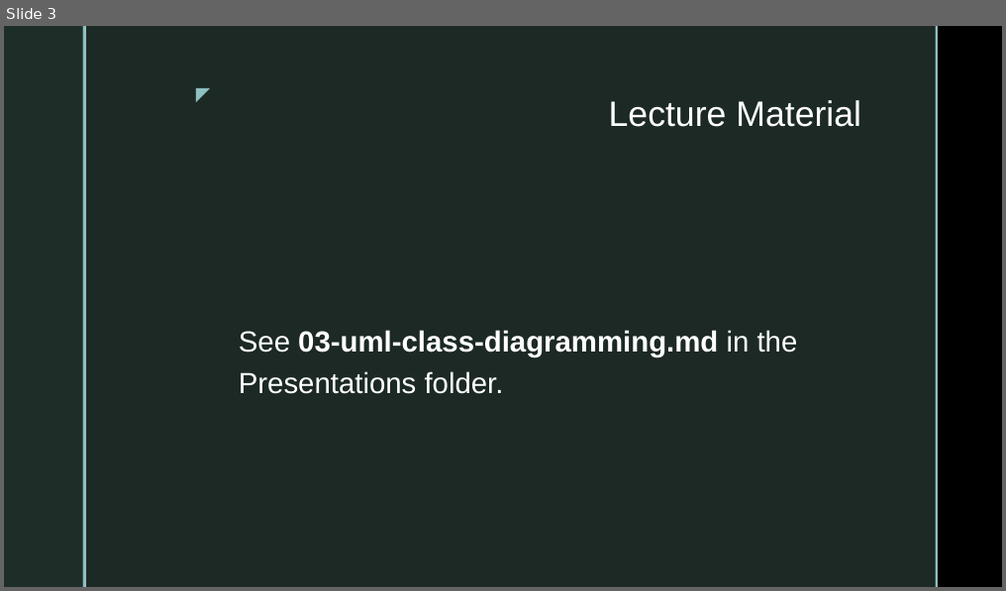
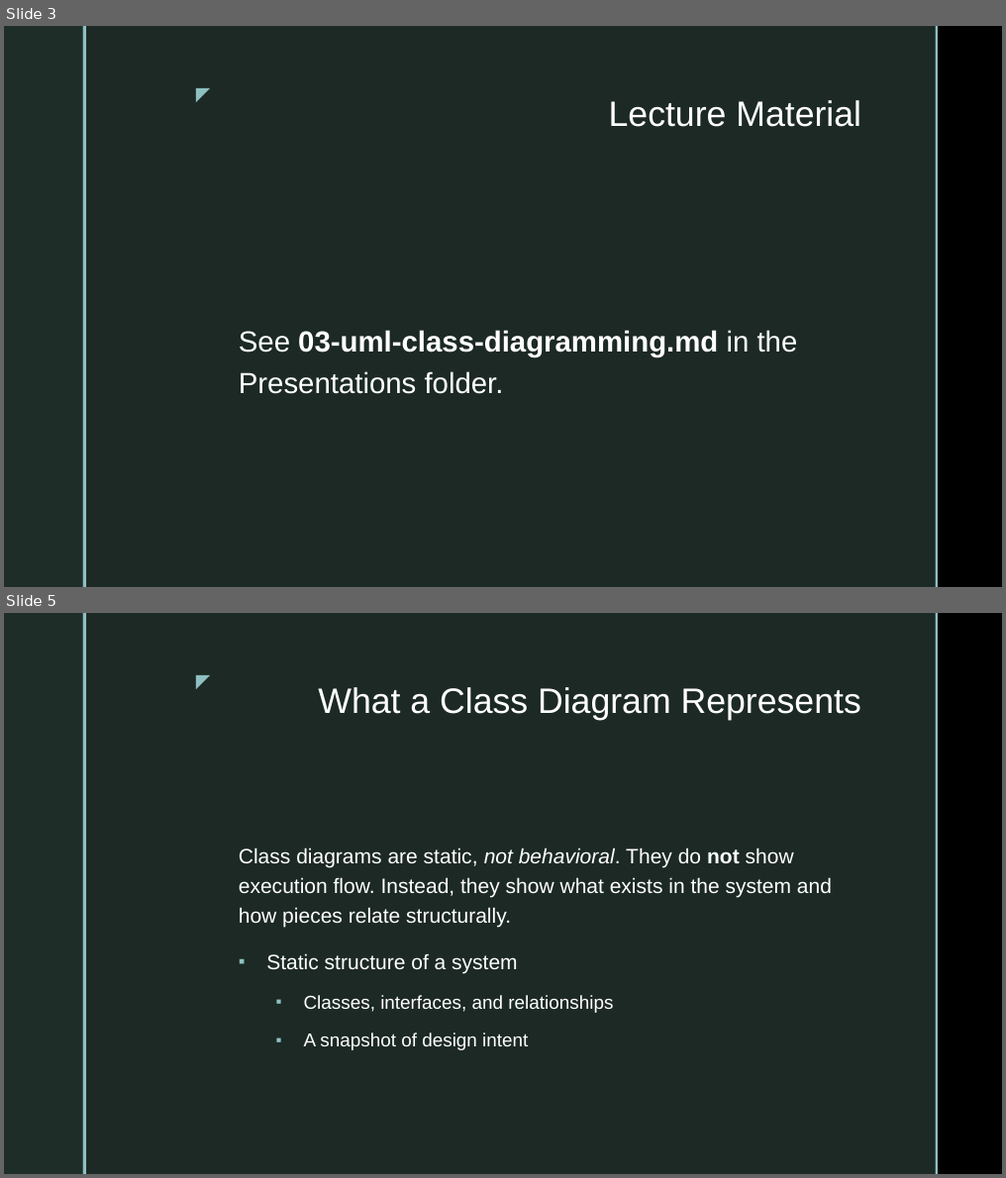
Before and after one commit to jeff-adkisson/swe-4743-spring-2026-oo-design, a slide deck: presentations/03-uml-class-diagramming.pptx. Shown one above the other, each under a label of ours: slide 3 before the commit, slides 3 and 5 after it; the slides between them are not shown. The pictures are 1006x591 and 1006x1178 pixels, drawn with LibreOffice and Linux fonts; fonts in the diff are those of the drawing; background and template pictures are left out. Boxes give left, top, right and bottom in pixels: in the first picture for what was removed or moved away, otherwise in the second. Text is boxed around its words. In the diff, an @@ line names an element or a change of style, - is before the commit and + after.

```diff
--- a/presentations/03-uml-class-diagramming.pptx
+++ b/presentations/03-uml-class-diagramming.pptx
@@ slide 5 added at [4, 613, 1002, 1174], background picture (left out); not listed: 5 template elements that a slide beside it also shows @@
@@ title added at [318, 687, 861, 720], 34 pt, text #FFFFFF @@
+What a Class Diagram Represents
@@ text added at [239, 848, 832, 1051], 20 pt, text #FFFFFF @@
+Class diagrams are static, not behavioral. They do not show execution flow. Instead, they show what exists in the system and how pieces relate structurally.
+▪ Static structure of a system
+  ▪ Classes, interfaces, and relationships
+  ▪ A snapshot of design intent
```
Also in this commit, not shown: 25 other slides added, 2 other files.
